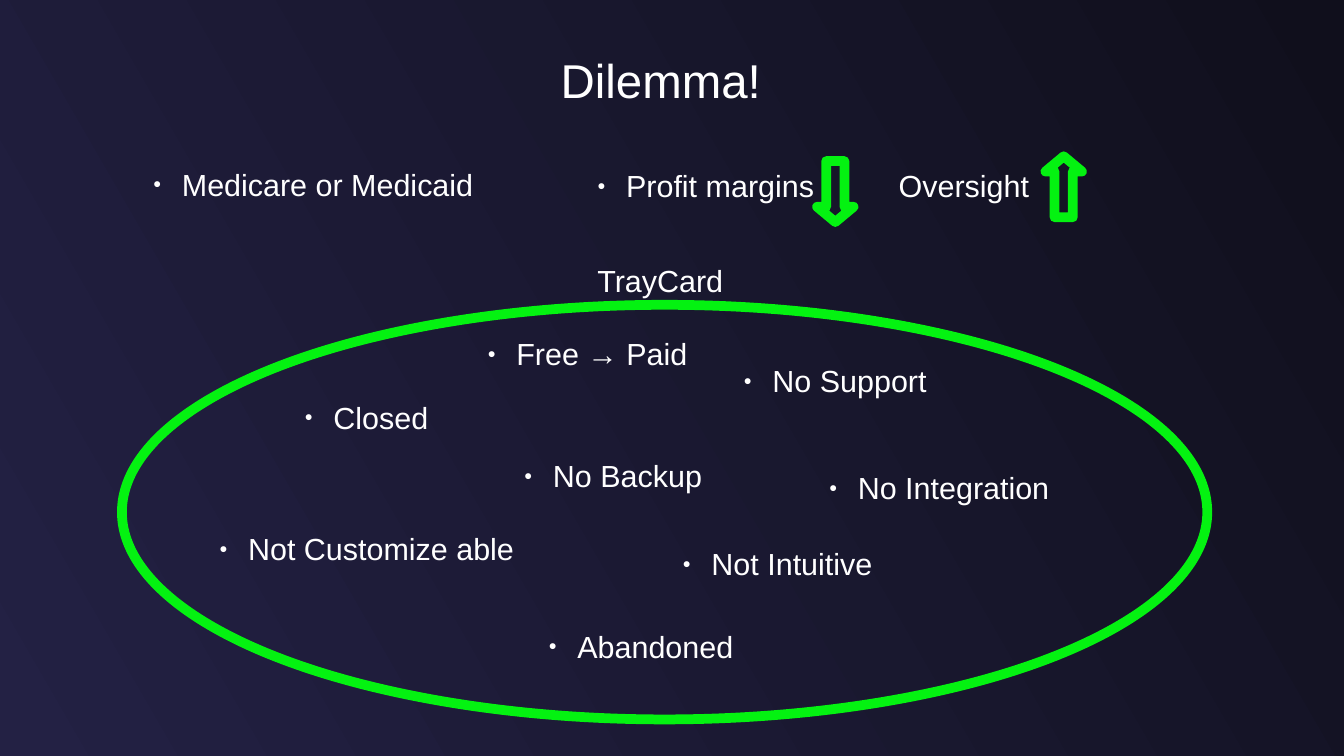
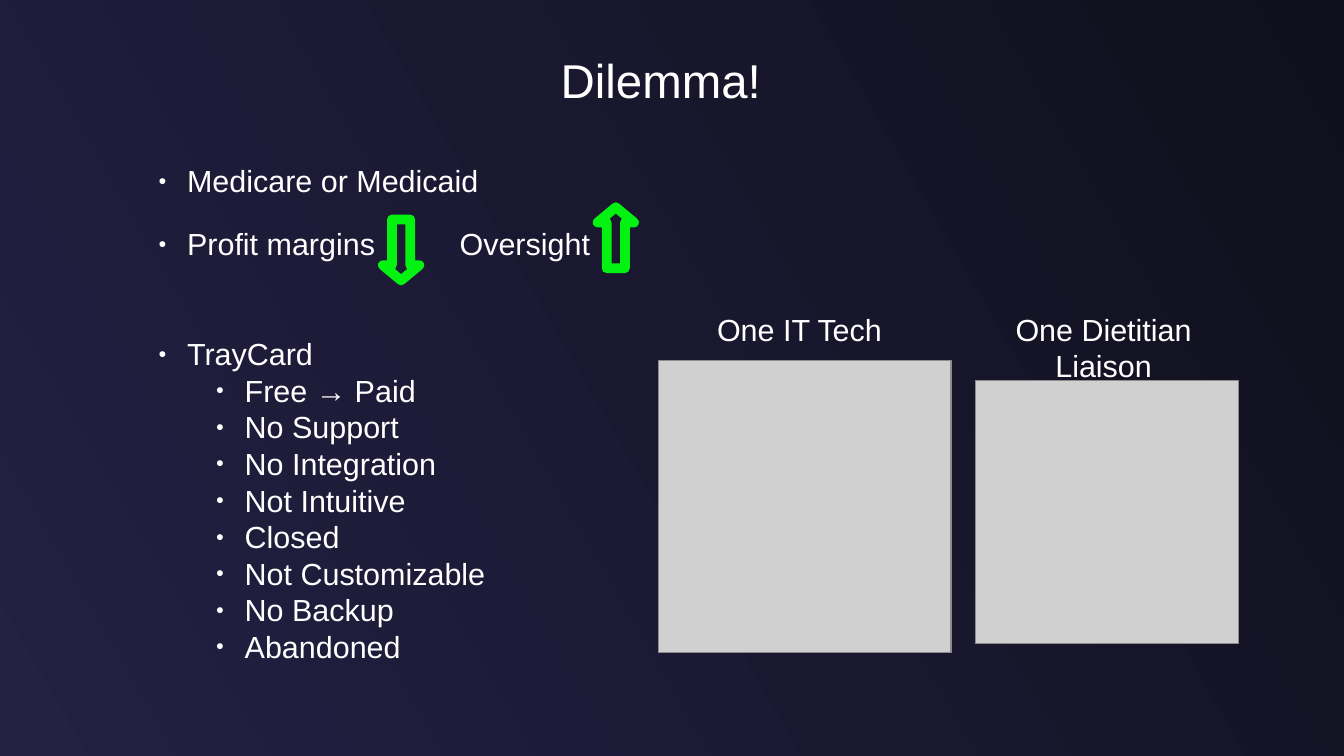
Before and after one commit to jasongunderson/opentray, a slide deck: slide 3 of Documents/presentation/Presentation.odp. Drawn at 1344x756 pixels with LibreOffice and Linux fonts; fonts in the diff are those of the drawing; grey boxes stand for pictures. Boxes give left, top, right and bottom in pixels: in the first picture for what was removed or moved away, otherwise in the second. Text is boxed around its words. In the diff, an @@ line names an element or a change of style, - is before the commit and + after.

Commit message:
New presentation

```diff
--- a/Documents/presentation/Presentation.odp
+++ b/Documents/presentation/Presentation.odp
@@ text "Medicare or Medicaid": place and size @@
-text "Medicare or Medicaid" at (182,174,473,197)
+text "Medicare or Medicaid" at (187,170,478,193)
@@ down arrow: place and size @@
-down arrow at (817,161,854,222)
+down arrow at (598,207,634,268)
@@ down arrow at (598,207,634,268): mirrored @@
@@ text "Profit margins Oversight": place and size @@
-text "Profit margins Oversight" at (626,175,1029,203)
+text "Profit margins Oversight" at (187,233,590,261)
@@ down arrow at (383,220,420,281): mirrored @@
@@ down arrow: place and size @@
-down arrow at (1045,156,1082,217)
+down arrow at (383,220,420,281)
@@ text removed at (597,270,723,298) @@
-TrayCard
@@ ellipse removed at (122,305,1207,720) @@
@@ text added at (717,319,882,342), 18 pt, text #FFFFFF @@
+One IT Tech
@@ text added at (1016,319,1192,383), 18 pt, text #FFFFFF @@
+One Dietitian
+Liaison
@@ text added at (187,343,486,659), 18 pt, text #FFFFFF @@
+● TrayCard
+    ● Free → Paid
+    ● No Support
+    ● No Integration
+    ● Not Intuitive
+    ● Closed
+    ● Not Customizable
+    ● No Backup
+    ● Abandoned
@@ text removed at (516,343,687,366) @@
-● Free → Paid
@@ picture added at (659,360,951,652) @@
@@ text removed at (772,370,927,398) @@
-● No Support
@@ picture added at (976,381,1239,644) @@
@@ text removed at (333,407,428,430) @@
-● Closed
@@ text removed at (553,465,702,493) @@
-● No Backup
@@ text removed at (858,477,1049,505) @@
-● No Integration
@@ text removed at (248,538,514,561) @@
-● Not Customize able
@@ text removed at (711,553,872,576) @@
-● Not Intuitive
@@ text removed at (577,636,733,659) @@
-● Abandoned
```
Also in this commit, not shown: 7 other slides changed, 1 slide added, 3 slides removed.
